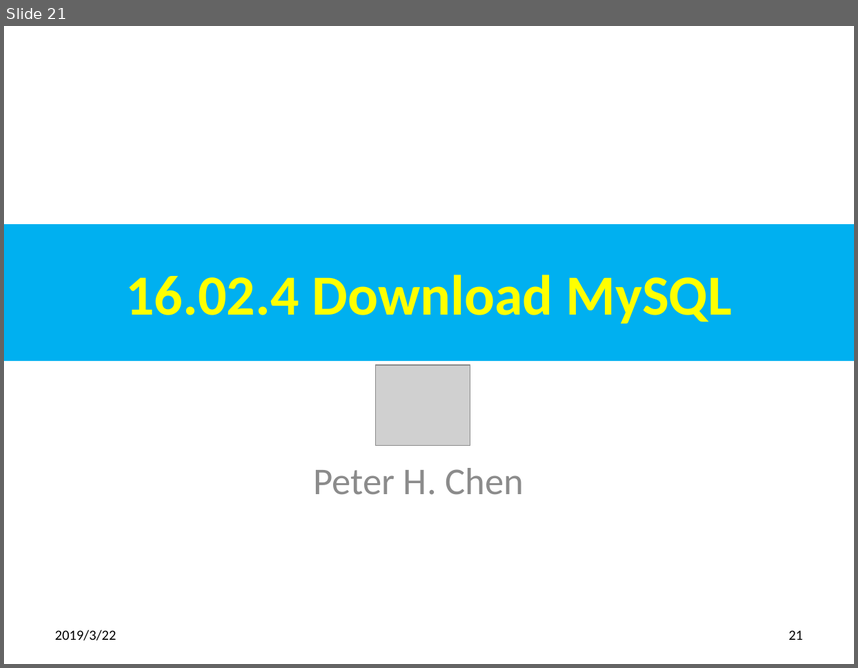
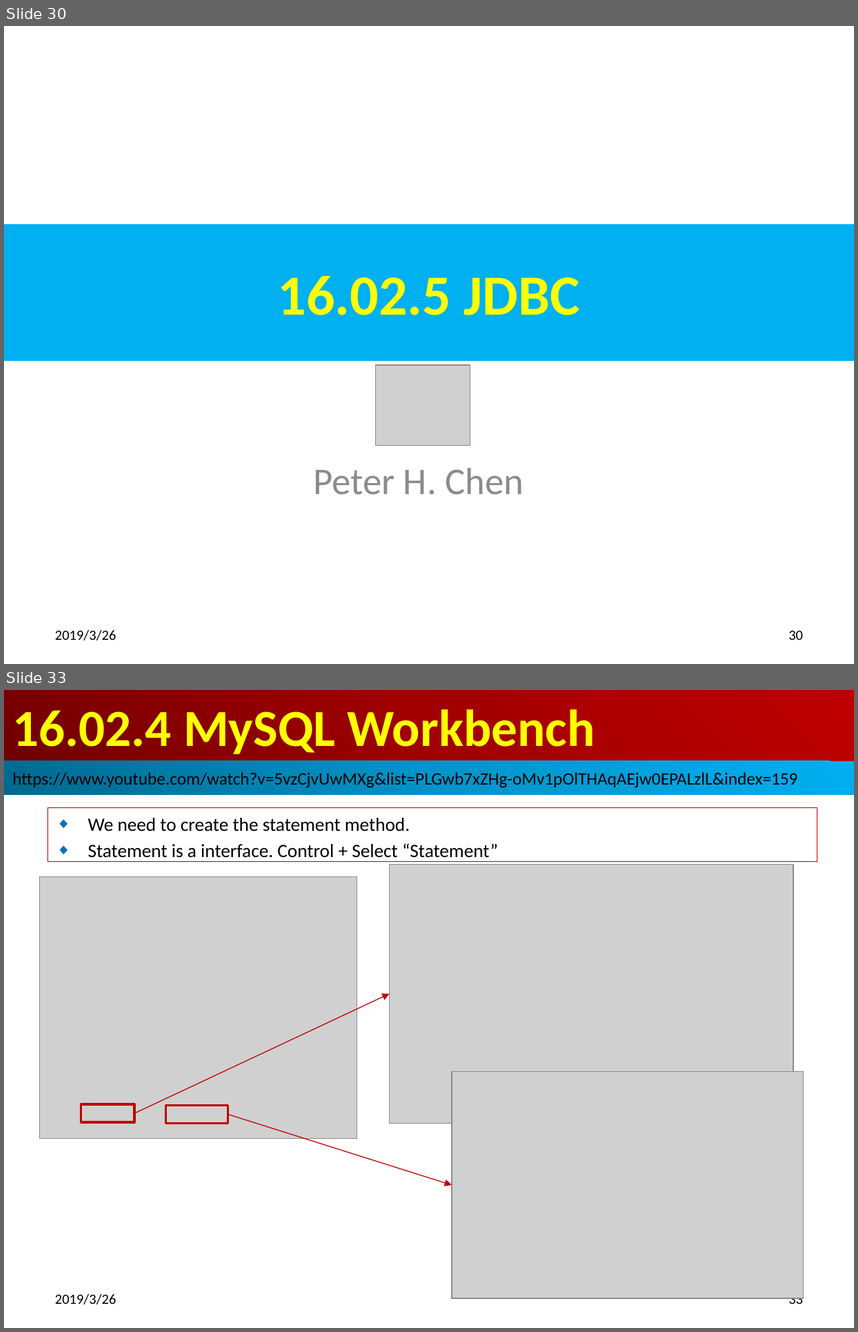
Before and after one commit to peterhchen/100-Java-Topic, a slide deck: 16_01_05_JDBC/ch1602_JDBC_Practice/ch1602_JDBC_Practice.pptx. Shown one above the other, each under a label of ours: slide 21 before the commit, slides 30 and 33 after it; the slides between them are not shown. The pictures are 858x668 and 858x1332 pixels, drawn with LibreOffice and Linux fonts; fonts in the diff are those of the drawing; grey boxes stand for pictures. Boxes give left, top, right and bottom in pixels: in the first picture for what was removed or moved away, otherwise in the second. Text is boxed around its words. In the diff, an @@ line names an element or a change of style, - is before the commit and + after.

```diff
--- a/16_01_05_JDBC/ch1602_JDBC_Practice/ch1602_JDBC_Practice.pptx
+++ b/16_01_05_JDBC/ch1602_JDBC_Practice/ch1602_JDBC_Practice.pptx
@@ slide 33 added at (x1=4, y1=690, x2=854, y2=1328), background #FFFFFF @@
@@ title added at (x1=4, y1=690, x2=854, y2=761), fill gradient #720000 to #A20000 to #C00000, 44 pt, text #FFFF00, bold @@
+16.02.4 MySQL Workbench
@@ rectangle added at (x1=4, y1=761, x2=854, y2=795), fill gradient #00688E to #0094CA to #00B0F0, 14.8 pt, text #000000 @@
+https://www.youtube.com/watch?v=5vzCjvUwMXg&list=PLGwb7xZHg-oMv1pOlTHAqAEjw0EPALzlL&index=159
@@ subtitle added at (x1=47, y1=808, x2=818, y2=862), outline #C00000 0.75 pt, 16 pt, text #000000 @@
+◆ We need to create the statement method.
+◆ Statement is a interface. Control + Select “Statement”
@@ picture added at (x1=389, y1=865, x2=793, y2=1123) @@
@@ picture added at (x1=40, y1=877, x2=357, y2=1138) @@
@@ arrow added from (135, 1114) to (389, 994), #C00000 0.75 pt @@
@@ picture added at (x1=452, y1=1072, x2=804, y2=1298) @@
@@ rectangle added at (x1=81, y1=1104, x2=135, y2=1122), outline #C00000 2 pt @@
@@ rectangle added at (x1=165, y1=1105, x2=228, y2=1123), outline #C00000 2 pt @@
@@ arrow added from (228, 1114) to (452, 1185), #C00000 0.75 pt @@
@@ text added at (x1=55, y1=1293, x2=116, y2=1304), 12 pt, text #000000 @@
+2019/3/26
@@ page number added at (x1=789, y1=1297, x2=803, y2=1308), 12 pt, text #000000 @@
+33
@@ what was slide 21 is now slide 30 @@
@@ slide 30 changed as well @@
@@ title at (x1=277, y1=276, x2=580, y2=315): text changed @@
-16.02.4 Download MySQL
+16.02.5 JDBC
@@ text at (x1=55, y1=629, x2=116, y2=640): text changed @@
-2019/3/22
+2019/3/26
@@ page number at (x1=789, y1=630, x2=803, y2=639): text changed @@
-21
+30
```
Also in this commit, not shown: 24 other slides changed, 15 other slides added, 15 other files.
